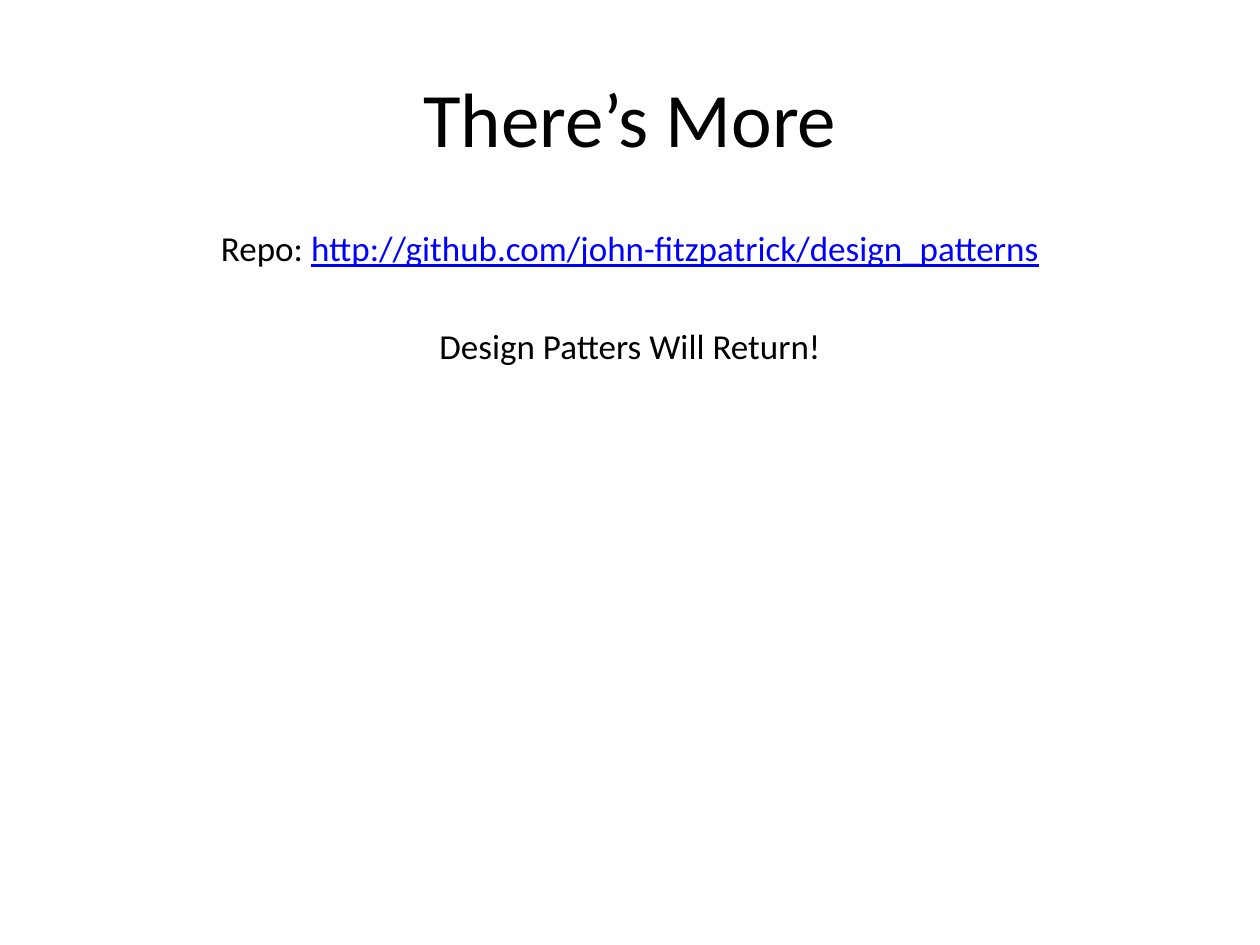
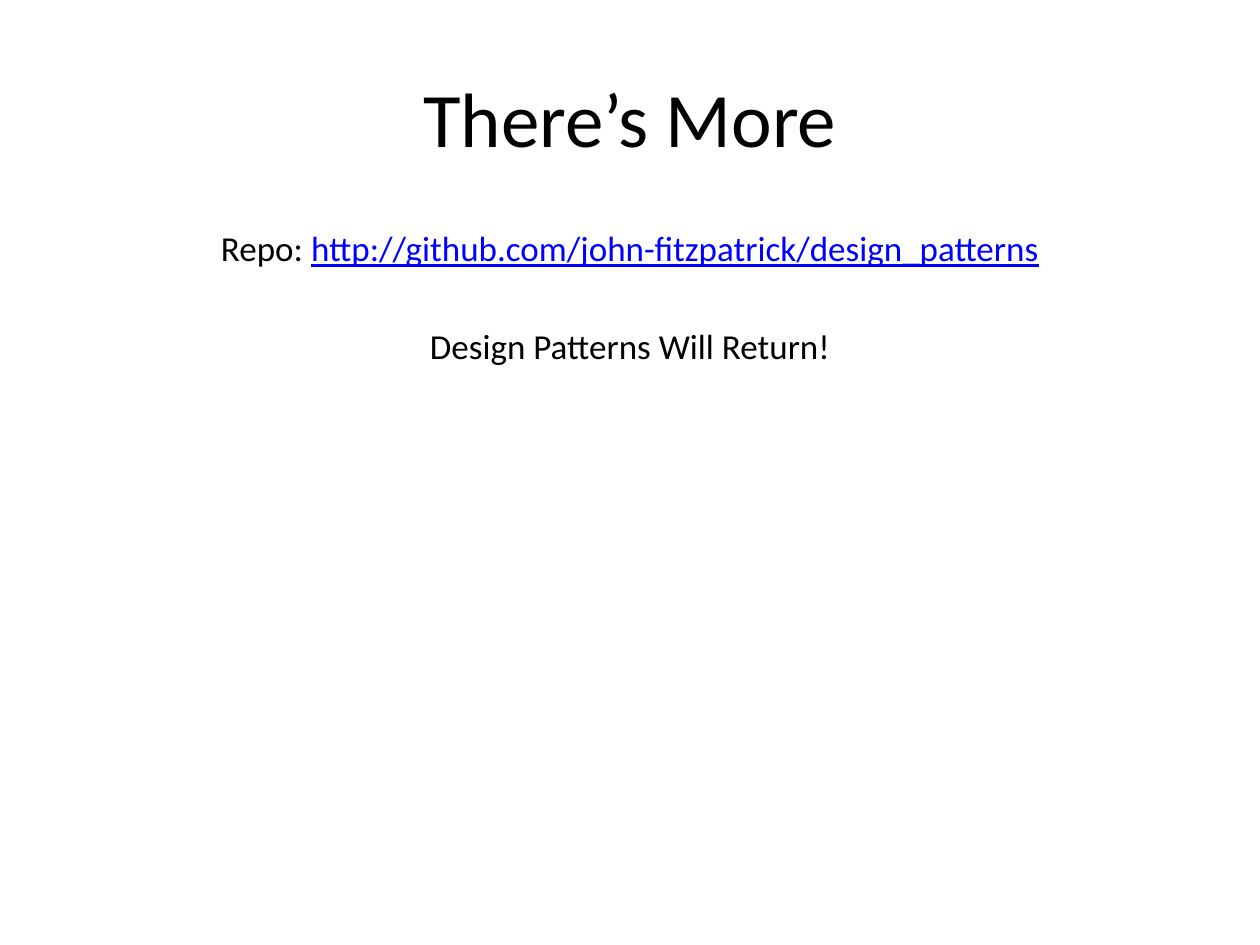
Before and after one commit to john-fitzpatrick/design_patterns, a slide deck: slide 22 of DesignPatterns.pptx. Drawn at 1260x945 pixels with LibreOffice and Linux fonts; fonts in the diff are those of the drawing. Boxes give left, top, right and bottom in pixels: in the first picture for what was removed or moved away, otherwise in the second. Text is boxed around its words. In the diff, an @@ line names an element or a change of style, - is before the commit and + after.

Commit message:
fixed some typos in presentation

```diff
--- a/DesignPatterns.pptx
+++ b/DesignPatterns.pptx
@@ text at (x1=430, y1=334, x2=830, y2=365): text changed @@
-Design Patters Will Return!
+Design Patterns Will Return!
```
Also in this commit, not shown: 6 other slides changed, 1 other file.
